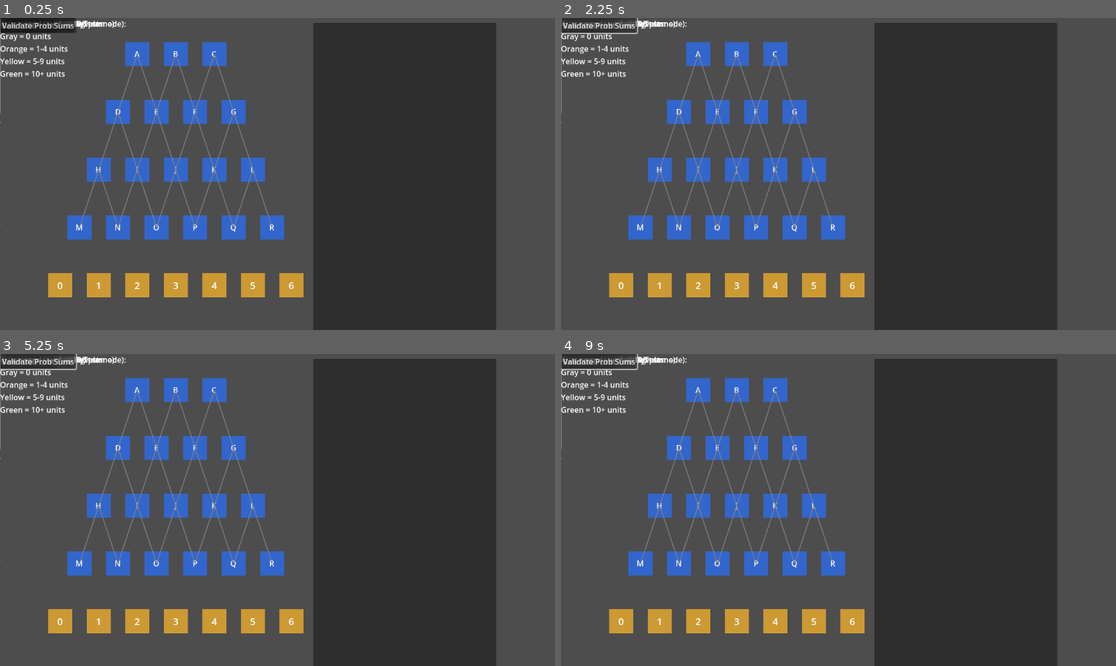
Above: before the commit, frames 1-4 (two rows, left to right).
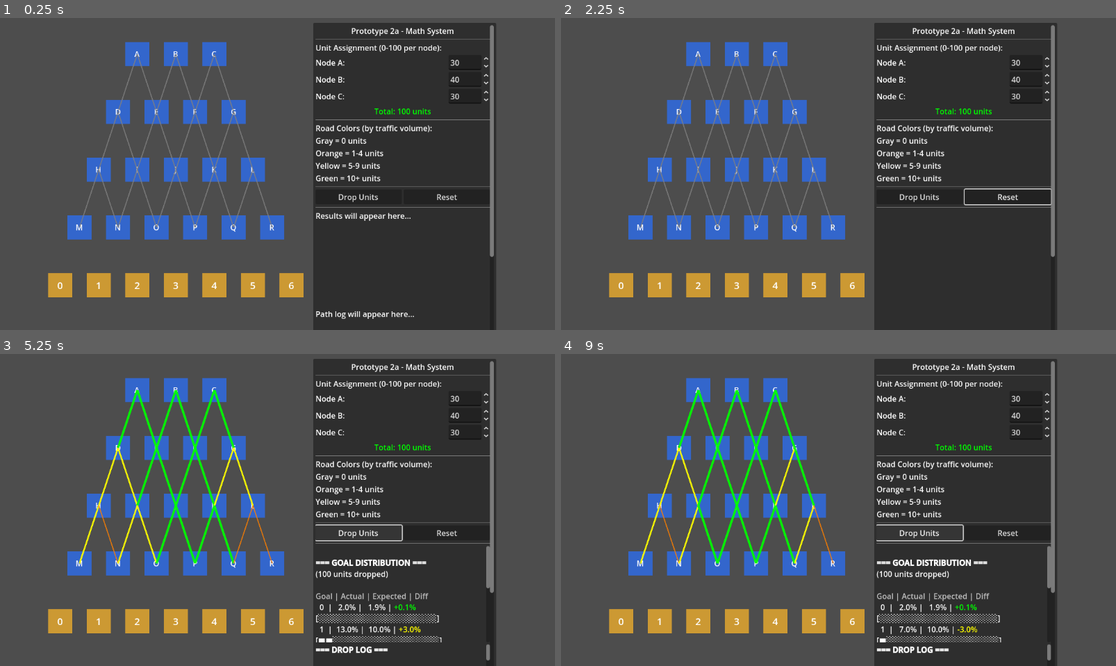
Above: after the commit, the same moments.

Repository: ifreuds/project_plinko
Game: Godot game, scene res://prototype_math/prototype_2a.tscn
The game is run twice, just before and just after one commit, with the same random seed, the same clock (stepped at 60 frames per second) and the same inputs. This scene is started directly instead of the project's main scene.
Inputs (mouse positions are in pixels of both pictures, inside the frame that each line leads up to):
- Up to frame 1 (0.25 s): no input
- Up to frame 2 (2.25 s): click "Drop Units" at 0.5 s; click "Reset" at 1.25 s; click (566, 24) at 2.02 s
- Up to frame 3 (5.25 s): click (27, 360) at 2.75 s, where only the run before the commit has a clickable "Apply Weight"; click (38, 360) at 3.5 s, where only the run before the commit has a clickable "Run 1000-Unit Test"; click (38, 360) at 4.25 s, where only the run before the commit has a clickable "Validate Prob Sums"; click "Drop Units" at 5 s
- Up to frame 4 (9 s): click (566, 360) at 5.77 s; click (588, 360) at 6.5 s, where only the run before the commit has a clickable "Apply Weight"; click (599, 360) at 7.25 s, where only the run before the commit has a clickable "Run 1000-Unit Test"; click (599, 360) at 8 s, where only the run before the commit has a clickable "Validate Prob Sums"; click "Drop Units" at 8.75 s

The runs differ from the first frame. In frame 1, 3.9% of the frame differs, in the area x 0-89%, y 0-97%; in frame 2, 3.6%; in frame 3, 7.2%; in frame 4, 7.3%, in the area x 0-89%, y 0-99%.
Error before the commit: Invalid assignment of property or key 'value' with value of type 'float' on a base object of type 'null instance'. (res://prototype_math/game_manager_2a.gd:176)

Commit message:
Fix scene file structure: correct all parent paths for MainScrollContainer

Diff:
--- a/prototype_math/prototype_2a.tscn
+++ b/prototype_math/prototype_2a.tscn
@@ -29,66 +29,66 @@
 layout_mode = 2
 size_flags_horizontal = 3
 
-[node name="Title" type="Label" parent="UI/Panel/VBoxContainer"]
+[node name="Title" type="Label" parent="UI/Panel/MainScrollContainer/VBoxContainer"]
 layout_mode = 2
 text = "Prototype 2a - Math System"
 horizontal_alignment = 1
 
-[node name="HSeparator" type="HSeparator" parent="UI/Panel/VBoxContainer"]
-layout_mode = 2
-
-[node name="AssignmentLabel" type="Label" parent="UI/Panel/VBoxContainer"]
+[node name="HSeparator" type="HSeparator" parent="UI/Panel/MainScrollContainer/VBoxContainer"]
+layout_mode = 2
+
+[node name="AssignmentLabel" type="Label" parent="UI/Panel/MainScrollContainer/VBoxContainer"]
 layout_mode = 2
 text = "Unit Assignment (0-100 per node):"
 
-[node name="NodeAContainer" type="HBoxContainer" parent="UI/Panel/VBoxContainer"]
-layout_mode = 2
-
-[node name="Label" type="Label" parent="UI/Panel/VBoxContainer/NodeAContainer"]
+[node name="NodeAContainer" type="HBoxContainer" parent="UI/Panel/MainScrollContainer/VBoxContainer"]
+layout_mode = 2
+
+[node name="Label" type="Label" parent="UI/Panel/MainScrollContainer/VBoxContainer/NodeAContainer"]
 layout_mode = 2
 text = "Node A:"
 size_flags_horizontal = 3
 
-[node name="SpinBox" type="SpinBox" parent="UI/Panel/VBoxContainer/NodeAContainer"]
+[node name="SpinBox" type="SpinBox" parent="UI/Panel/MainScrollContainer/VBoxContainer/NodeAContainer"]
 layout_mode = 2
 max_value = 100.0
 value = 30.0
 
-[node name="NodeBContainer" type="HBoxContainer" parent="UI/Panel/VBoxContainer"]
-layout_mode = 2
-
-[node name="Label" type="Label" parent="UI/Panel/VBoxContainer/NodeBContainer"]
+[node name="NodeBContainer" type="HBoxContainer" parent="UI/Panel/MainScrollContainer/VBoxContainer"]
+layout_mode = 2
+
+[node name="Label" type="Label" parent="UI/Panel/MainScrollContainer/VBoxContainer/NodeBContainer"]
 layout_mode = 2
 text = "Node B:"
 size_flags_horizontal = 3
 
-[node name="SpinBox" type="SpinBox" parent="UI/Panel/VBoxContainer/NodeBContainer"]
+[node name="SpinBox" type="SpinBox" parent="UI/Panel/MainScrollContainer/VBoxContainer/NodeBContainer"]
 layout_mode = 2
 max_value = 100.0
 value = 40.0
 
-[node name="NodeCContainer" type="HBoxContainer" parent="UI/Panel/VBoxContainer"]
-layout_mode = 2
-
-[node name="Label" type="Label" parent="UI/Panel/VBoxContainer/NodeCContainer"]
+[node name="NodeCContainer" type="HBoxContainer" parent="UI/Panel/MainScrollContainer/VBoxContainer"]
+layout_mode = 2
+
+[node name="Label" type="Label" parent="UI/Panel/MainScrollContainer/VBoxContainer/NodeCContainer"]
 layout_mode = 2
 text = "Node C:"
 size_flags_horizontal = 3
 
-[node name="SpinBox" type="SpinBox" parent="UI/Panel/VBoxContainer/NodeCContainer"]
+[node name="SpinBox" type="SpinBox" parent="UI/Panel/MainScrollContainer/VBoxContainer/NodeCContainer"]
 layout_mode = 2
 max_value = 100.0
 value = 30.0
 
-[node name="TotalLabel" type="Label" parent="UI/Panel/VBoxContainer"]
+[node name="TotalLabel" type="Label" parent="UI/Panel/MainScrollContainer/VBoxContainer"]
 layout_mode = 2
 text = "Total: 100 units"
 horizontal_alignment = 1
 
-[node name="HSeparator2" type="HSeparator" parent="UI/Panel/VBoxContainer"]
-layout_mode = 2
-
-[node name="LegendLabel" type="Label" parent="UI/Panel/VBoxContainer"]
+[node name="HSeparator2" type="HSeparator" parent="UI/Panel/MainScrollContainer/VBoxContainer"]
+layout_mode = 2
+
+[node name="LegendLabel" type="Label" parent="UI/Panel/MainScrollContainer/VBoxContainer"]
 layout_mode = 2
 text = "Road Colors (by traffic volume):
 Gray = 0 units
@@ -96,26 +96,26 @@
 Yellow = 5-9 units
 Green = 10+ units"
 
-[node name="HSeparator3" type="HSeparator" parent="UI/Panel/VBoxContainer"]
-layout_mode = 2
-
-[node name="ButtonContainer" type="HBoxContainer" parent="UI/Panel/VBoxContainer"]
-layout_mode = 2
-
-[node name="DropButton" type="Button" parent="UI/Panel/VBoxContainer/ButtonContainer"]
+[node name="HSeparator3" type="HSeparator" parent="UI/Panel/MainScrollContainer/VBoxContainer"]
+layout_mode = 2
+
+[node name="ButtonContainer" type="HBoxContainer" parent="UI/Panel/MainScrollContainer/VBoxContainer"]
+layout_mode = 2
+
+[node name="DropButton" type="Button" parent="UI/Panel/MainScrollContainer/VBoxContainer/ButtonContainer"]
 layout_mode = 2
 size_flags_horizontal = 3
 text = "Drop Units"
 
-[node name="ResetButton" type="Button" parent="UI/Panel/VBoxContainer/ButtonContainer"]
+[node name="ResetButton" type="Button" parent="UI/Panel/MainScrollContainer/VBoxContainer/ButtonContainer"]
 layout_mode = 2
 size_flags_horizontal = 3
 text = "Reset"
 
-[node name="HSeparator4" type="HSeparator" parent="UI/Panel/VBoxContainer"]
-layout_mode = 2
-
-[node name="ResultsLabel" type="RichTextLabel" parent="UI/Panel/VBoxContainer"]
+[node name="HSeparator4" type="HSeparator" parent="UI/Panel/MainScrollContainer/VBoxContainer"]
+layout_mode = 2
+
+[node name="ResultsLabel" type="RichTextLabel" parent="UI/Panel/MainScrollContainer/VBoxContainer"]
 custom_minimum_size = Vector2(0, 200)
 layout_mode = 2
 size_flags_vertical = 0
@@ -123,12 +123,12 @@
 text = "Results will appear here..."
 scroll_following = false
 
-[node name="ScrollContainer" type="ScrollContainer" parent="UI/Panel/VBoxContainer"]
+[node name="ScrollContainer" type="ScrollContainer" parent="UI/Panel/MainScrollContainer/VBoxContainer"]
 layout_mode = 2
 custom_minimum_size = Vector2(0, 120)
 size_flags_vertical = 0
 
-[node name="PathLog" type="RichTextLabel" parent="UI/Panel/VBoxContainer/ScrollContainer"]
+[node name="PathLog" type="RichTextLabel" parent="UI/Panel/MainScrollContainer/VBoxContainer/ScrollContainer"]
 custom_minimum_size = Vector2(0, 120)
 layout_mode = 2
 size_flags_horizontal = 3
@@ -137,34 +137,34 @@
 scroll_following = true
 fit_content = true
 
-[node name="HSeparator5" type="HSeparator" parent="UI/Panel/VBoxContainer"]
-layout_mode = 2
-
-[node name="WeightTestLabel" type="Label" parent="UI/Panel/VBoxContainer"]
+[node name="HSeparator5" type="HSeparator" parent="UI/Panel/MainScrollContainer/VBoxContainer"]
+layout_mode = 2
+
+[node name="WeightTestLabel" type="Label" parent="UI/Panel/MainScrollContainer/VBoxContainer"]
 layout_mode = 2
 text = "Manual Weight Testing:"
 
-[node name="RoadSelectContainer" type="HBoxContainer" parent="UI/Panel/VBoxContainer"]
-layout_mode = 2
-
-[node name="Label" type="Label" parent="UI/Panel/VBoxContainer/RoadSelectContainer"]
+[node name="RoadSelectContainer" type="HBoxContainer" parent="UI/Panel/MainScrollContainer/VBoxContainer"]
+layout_mode = 2
+
+[node name="Label" type="Label" parent="UI/Panel/MainScrollContainer/VBoxContainer/RoadSelectContainer"]
 layout_mode = 2
 text = "Road:"
 size_flags_horizontal = 0
 
-[node name="RoadDropdown" type="OptionButton" parent="UI/Panel/VBoxContainer/RoadSelectContainer"]
-layout_mode = 2
-size_flags_horizontal = 3
-
-[node name="WeightSliderContainer" type="HBoxContainer" parent="UI/Panel/VBoxContainer"]
-layout_mode = 2
-
-[node name="Label" type="Label" parent="UI/Panel/VBoxContainer/WeightSliderContainer"]
+[node name="RoadDropdown" type="OptionButton" parent="UI/Panel/MainScrollContainer/VBoxContainer/RoadSelectContainer"]
+layout_mode = 2
+size_flags_horizontal = 3
+
+[node name="WeightSliderContainer" type="HBoxContainer" parent="UI/Panel/MainScrollContainer/VBoxContainer"]
+layout_mode = 2
+
+[node name="Label" type="Label" parent="UI/Panel/MainScrollContainer/VBoxContainer/WeightSliderContainer"]
 layout_mode = 2
 text = "Weight:"
 size_flags_horizontal = 0
 
-[node name="WeightSlider" type="HSlider" parent="UI/Panel/VBoxContainer/WeightSliderContainer"]
+[node name="WeightSlider" type="HSlider" parent="UI/Panel/MainScrollContainer/VBoxContainer/WeightSliderContainer"]
 layout_mode = 2
 size_flags_horizontal = 3
 min_value = 10.0
@@ -172,45 +172,45 @@
 step = 5.0
 value = 50.0
 
-[node name="WeightValue" type="Label" parent="UI/Panel/VBoxContainer/WeightSliderContainer"]
+[node name="WeightValue" type="Label" parent="UI/Panel/MainScrollContainer/VBoxContainer/WeightSliderContainer"]
 layout_mode = 2
 text = "50"
 size_flags_horizontal = 0
 
-[node name="WeightButtonContainer" type="HBoxContainer" parent="UI/Panel/VBoxContainer"]
-layout_mode = 2
-
-[node name="ApplyWeightButton" type="Button" parent="UI/Panel/VBoxContainer/WeightButtonContainer"]
+[node name="WeightButtonContainer" type="HBoxContainer" parent="UI/Panel/MainScrollContainer/VBoxContainer"]
+layout_mode = 2
+
+[node name="ApplyWeightButton" type="Button" parent="UI/Panel/MainScrollContainer/VBoxContainer/WeightButtonContainer"]
 layout_mode = 2
 size_flags_horizontal = 3
 text = "Apply Weight"
 
-[node name="ResetWeightsButton" type="Button" parent="UI/Panel/VBoxContainer/WeightButtonContainer"]
+[node name="ResetWeightsButton" type="Button" parent="UI/Panel/MainScrollContainer/VBoxContainer/WeightButtonContainer"]
 layout_mode = 2
 size_flags_horizontal = 3
 text = "Reset All to 50"
 
-[node name="HSeparator6" type="HSeparator" parent="UI/Panel/VBoxContainer"]
-layout_mode = 2
-
-[node name="ValidationLabel" type="Label" parent="UI/Panel/VBoxContainer"]
+[node name="HSeparator6" type="HSeparator" parent="UI/Panel/MainScrollContainer/VBoxContainer"]
+layout_mode = 2
+
+[node name="ValidationLabel" type="Label" parent="UI/Panel/MainScrollContainer/VBoxContainer"]
 layout_mode = 2
 text = "Automated Validation Tests:"
 
-[node name="ValidationButtonContainer" type="HBoxContainer" parent="UI/Panel/VBoxContainer"]
-layout_mode = 2
-
-[node name="Run1000TestButton" type="Button" parent="UI/Panel/VBoxContainer/ValidationButtonContainer"]
+[node name="ValidationButtonContainer" type="HBoxContainer" parent="UI/Panel/MainScrollContainer/VBoxContainer"]
+layout_mode = 2
+
+[node name="Run1000TestButton" type="Button" parent="UI/Panel/MainScrollContainer/VBoxContainer/ValidationButtonContainer"]
 layout_mode = 2
 size_flags_horizontal = 3
 text = "Run 1000-Unit Test"
 
-[node name="ValidateProbSumsButton" type="Button" parent="UI/Panel/VBoxContainer/ValidationButtonContainer"]
+[node name="ValidateProbSumsButton" type="Button" parent="UI/Panel/MainScrollContainer/VBoxContainer/ValidationButtonContainer"]
 layout_mode = 2
 size_flags_horizontal = 3
 text = "Validate Prob Sums"
 
-[node name="ValidationResultsLabel" type="RichTextLabel" parent="UI/Panel/VBoxContainer"]
+[node name="ValidationResultsLabel" type="RichTextLabel" parent="UI/Panel/MainScrollContainer/VBoxContainer"]
 custom_minimum_size = Vector2(0, 200)
 layout_mode = 2
 size_flags_vertical = 0
